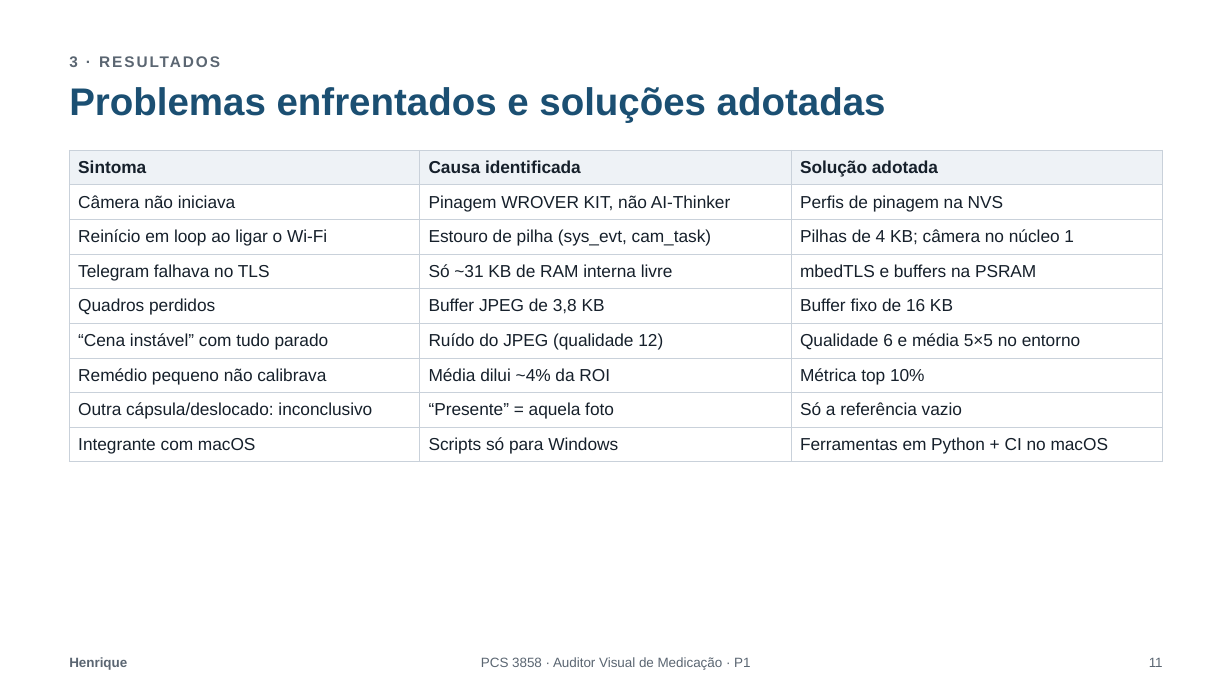
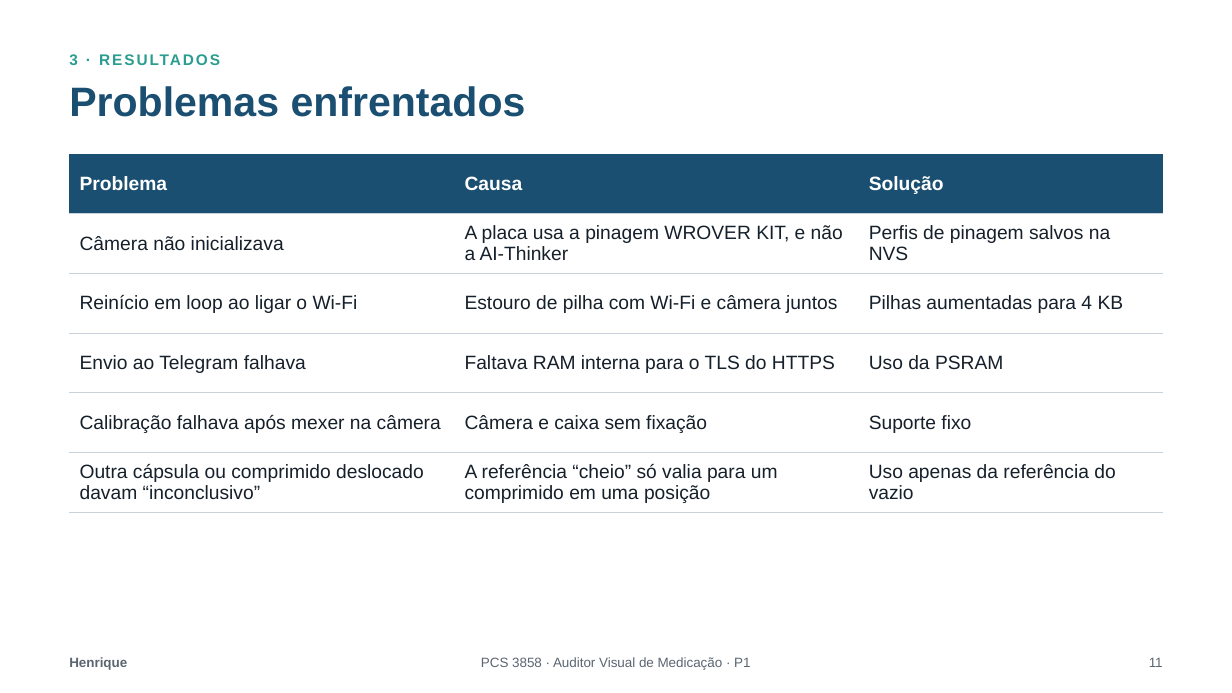
Before and after one commit to MurakamiHenrique/auditor-de-medicacao, a slide deck: slide 11 of Entrega-P1/Apresentacao_P1.pptx. Drawn at 1232x693 pixels with LibreOffice and Linux fonts; fonts in the diff are those of the drawing. Boxes give left, top, right and bottom in pixels: in the first picture for what was removed or moved away, otherwise in the second. Text is boxed around its words. In the diff, an @@ line names an element or a change of style, - is before the commit and + after.

```diff
--- a/Entrega-P1/Apresentacao_P1.pptx
+++ b/Entrega-P1/Apresentacao_P1.pptx
@@ text "3 · RESULTADOS" at (x1=69, y1=54, x2=78, y2=65): text colour #5B6672 to #2A9D8F @@
@@ title at (x1=69, y1=86, x2=526, y2=117): text changed; size 30 to 32 pt @@
-Problemas enfrentados e soluções adotadas
+Problemas enfrentados
@@ table at (x1=69, y1=154, x2=1164, y2=507) @@
-row 1: Sintoma | Causa identificada | Solução adotada
-row 2: Câmera não iniciava | Pinagem WROVER KIT, não AI-Thinker | Perfis de pinagem na NVS
-row 3: Reinício em loop ao ligar o Wi-Fi | Estouro de pilha (sys_evt, cam_task) | Pilhas de 4 KB; câmera no núcleo 1
-row 4: Telegram falhava no TLS | Só ~31 KB de RAM interna livre | mbedTLS e buffers na PSRAM
-row 5: Quadros perdidos | Buffer JPEG de 3,8 KB | Buffer fixo de 16 KB
-row 6: “Cena instável” com tudo parado | Ruído do JPEG (qualidade 12) | Qualidade 6 e média 5×5 no entorno
-row 7: Remédio pequeno não calibrava | Média dilui ~4% da ROI | Métrica top 10%
-row 8: Outra cápsula/deslocado: inconclusivo | “Presente” = aquela foto | Só a referência vazio
-row 9: Integrante com macOS | Scripts só para Windows | Ferramentas em Python + CI no macOS
+row 1: Problema | Causa | Solução
+row 2: Câmera não inicializava | A placa usa a pinagem WROVER KIT, e não a AI-Thinker | Perfis de pinagem salvos na NVS
+row 3: Reinício em loop ao ligar o Wi-Fi | Estouro de pilha com Wi-Fi e câmera juntos | Pilhas aumentadas para 4 KB
+row 4: Envio ao Telegram falhava | Faltava RAM interna para o TLS do HTTPS | Uso da PSRAM
+row 5: Calibração falhava após mexer na câmera | Câmera e caixa sem fixação | Suporte fixo
+row 6: Outra cápsula ou comprimido deslocado davam “inconclusivo” | A referência “cheio” só valia para um comprimido em uma posição | Uso apenas da referência do vazio
@@ table resized from (x1=69, y1=150, x2=1163, y2=458) to (x1=69, y1=154, x2=1164, y2=507) @@
```
Also in this commit, not shown: 11 other slides changed.
